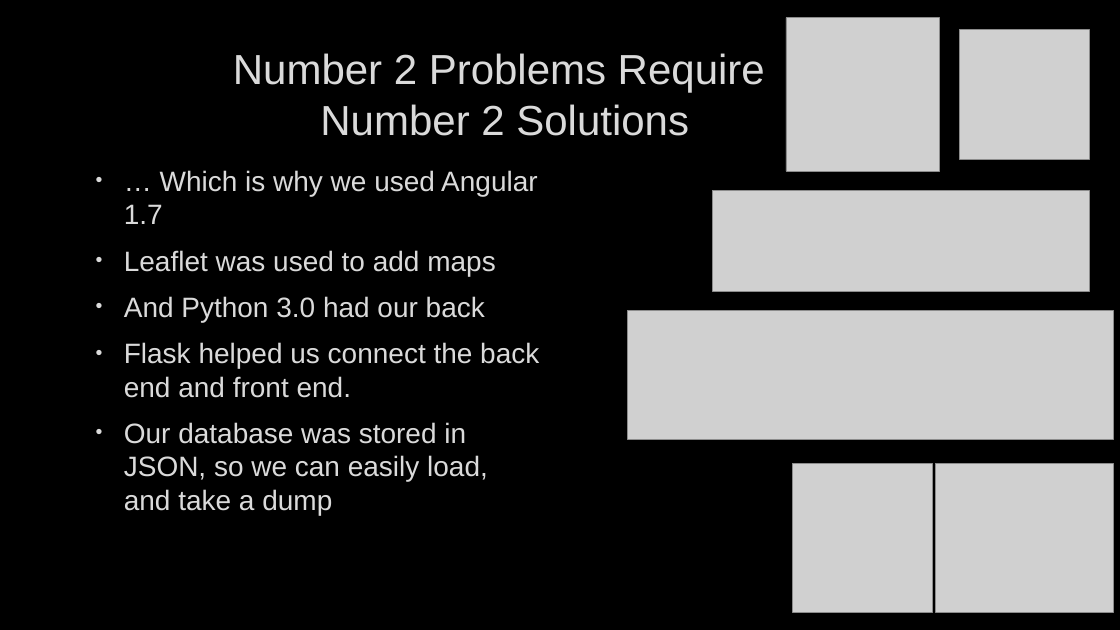
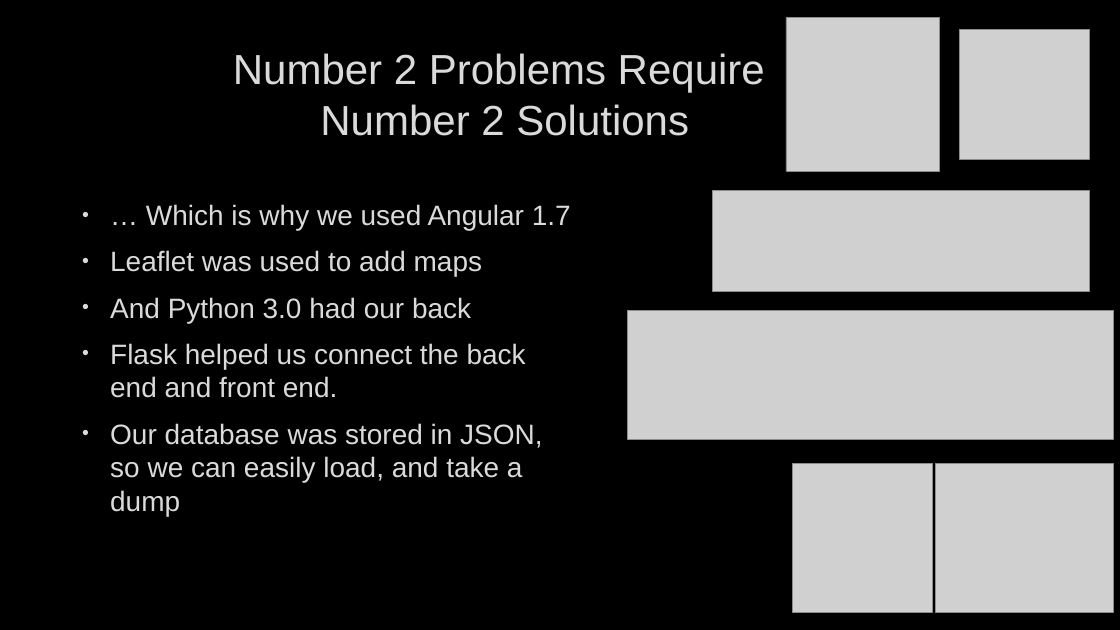
Before and after one commit to Superraptor/shttr, a slide deck: slide 2 of presentation/shttr.pptx. Drawn at 1120x630 pixels with LibreOffice and Linux fonts; fonts in the diff are those of the drawing; grey boxes stand for pictures; background and template pictures are left out. Boxes give left, top, right and bottom in pixels: in the first picture for what was removed or moved away, otherwise in the second. Text is boxed around its words. In the diff, an @@ line names an element or a change of style, - is before the commit and + after.

Commit message:
Newer version.

```diff
--- a/presentation/shttr.pptx
+++ b/presentation/shttr.pptx
@@ text "… Which is why we ..." rewrapped from [124, 170, 539, 515] to [110, 204, 571, 516] @@
```
